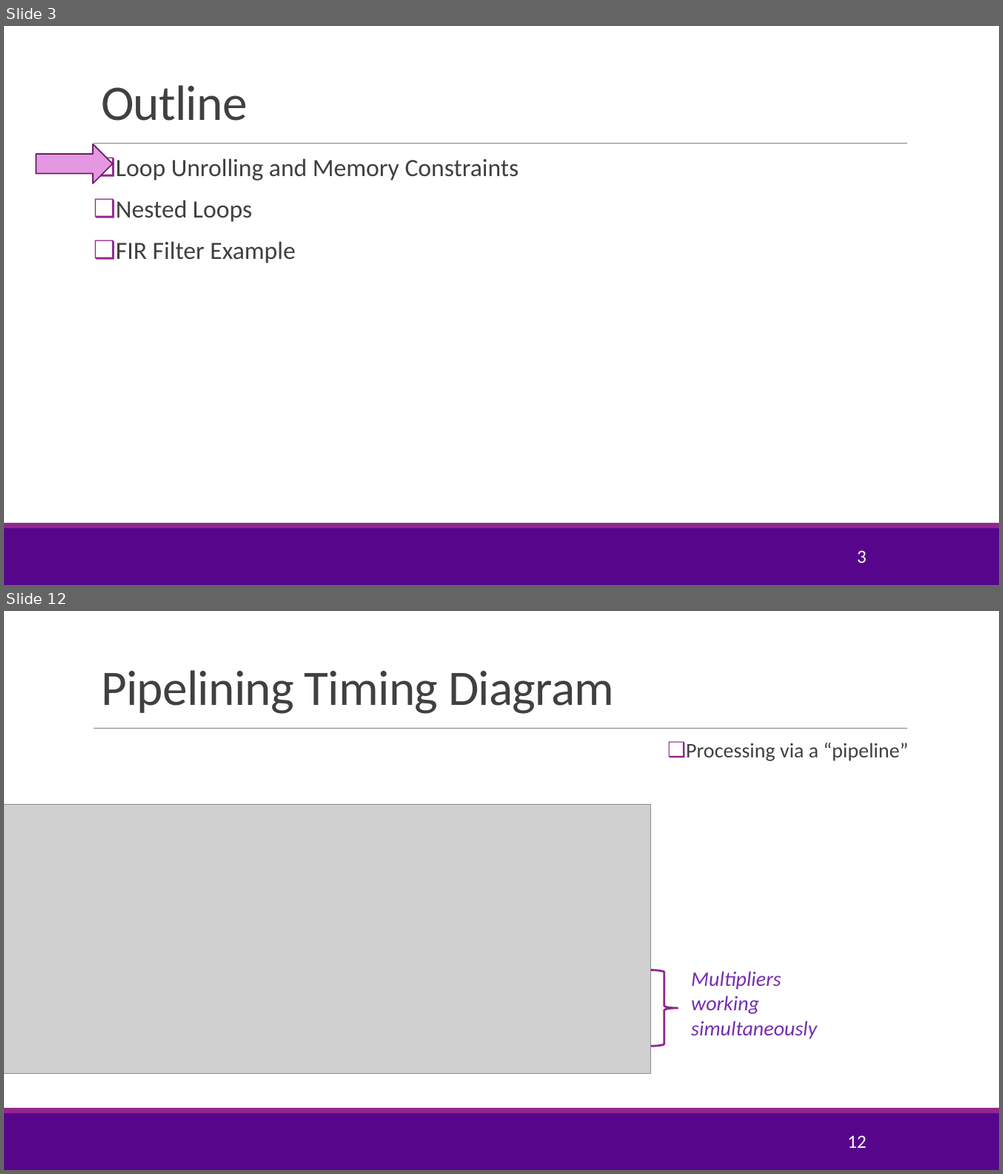
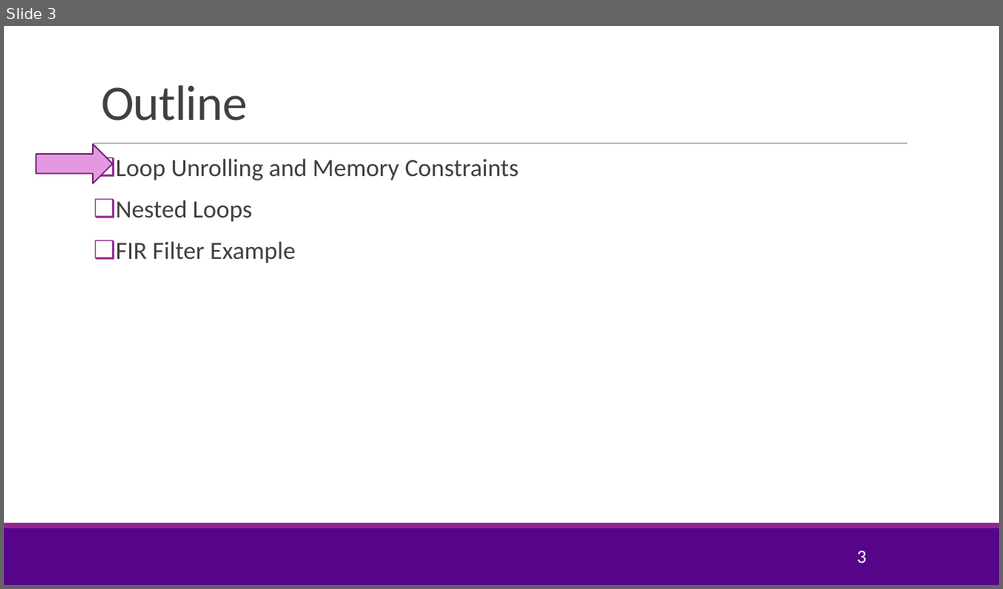
Before and after one commit to sdrangan/fpgademos, a slide deck: units/unit08_unroll/unroll.pptx. Shown one above the other, each under a label of ours: slides 3 and 12 before the commit, slide 3 after it; the slides between them are not shown. The pictures are 1003x1174 and 1003x589 pixels, drawn with LibreOffice and Linux fonts; fonts in the diff are those of the drawing; grey boxes stand for pictures; background and template pictures are left out. Boxes give left, top, right and bottom in pixels: in the first picture for what was removed or moved away, otherwise in the second. Text is boxed around its words. In the diff, an @@ line names an element or a change of style, - is before the commit and + after.

```diff
--- a/units/unit08_unroll/unroll.pptx
+++ b/units/unit08_unroll/unroll.pptx
@@ slide 12 removed at bbox=[4, 611, 999, 1170], background #FFFFFF; not listed: 3 template elements that a slide beside it also shows @@
@@ title removed at bbox=[101, 670, 614, 714] @@
-Pipelining Timing Diagram
@@ text removed at bbox=[686, 743, 908, 761] @@
-❑ Processing via a “pipeline”
@@ picture removed at bbox=[4, 804, 651, 1074] @@
@@ right brace removed at bbox=[651, 971, 677, 1047] @@
@@ text removed at bbox=[691, 971, 817, 1039] @@
-Multipliers working simultaneously
@@ page number removed at bbox=[847, 1136, 866, 1148] @@
-12
```
Also in this commit, not shown: 1 slide added, 34 other slides removed, 13 other files.
